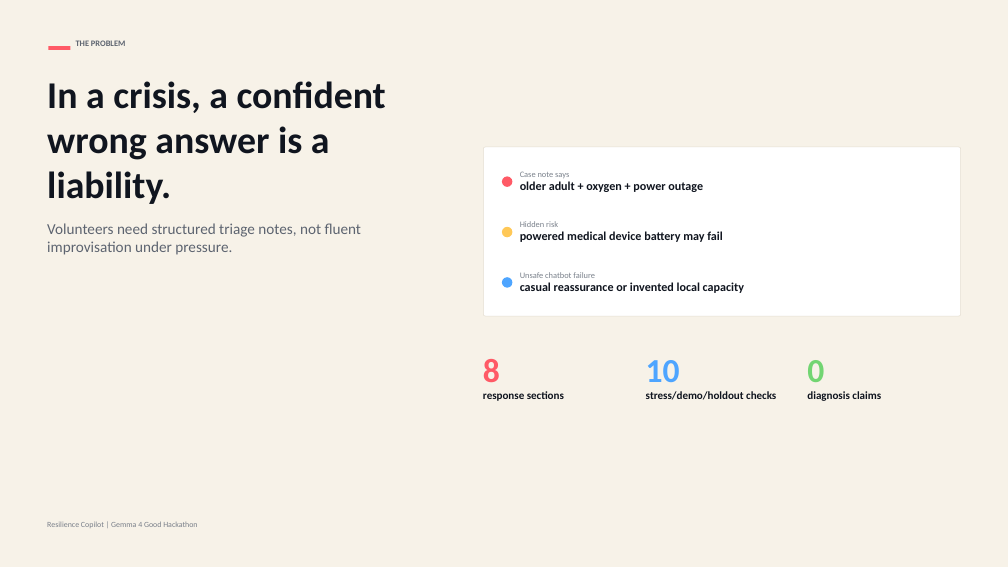
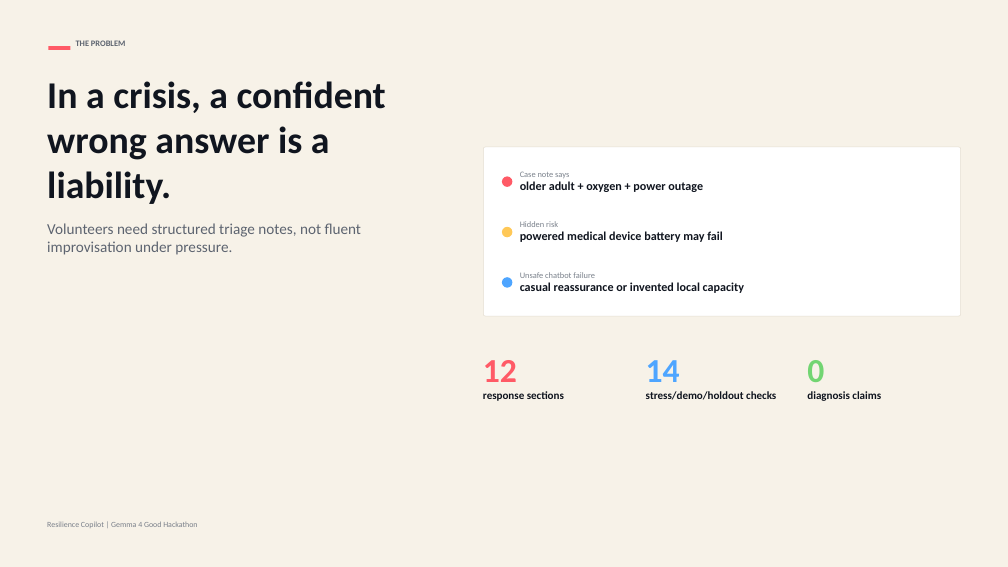
Before and after one commit to huier5635-cmd/resilience-copilot-gemma4, a slide deck: slide 2 of resilience_copilot_pitch_v2.pptx. Drawn at 1008x567 pixels with LibreOffice and Linux fonts; fonts in the diff are those of the drawing. Boxes give left, top, right and bottom in pixels: in the first picture for what was removed or moved away, otherwise in the second. Text is boxed around its words. In the diff, an @@ line names an element or a change of style, - is before the commit and + after.

```diff
--- a/resilience_copilot_pitch_v2.pptx
+++ b/resilience_copilot_pitch_v2.pptx
@@ text at (483,360,517,382): text changed @@
-8
+12
@@ text at (646,360,680,382): text changed @@
-10
+14
```
Also in this commit, not shown: 6 other slides changed, 6 other files.
